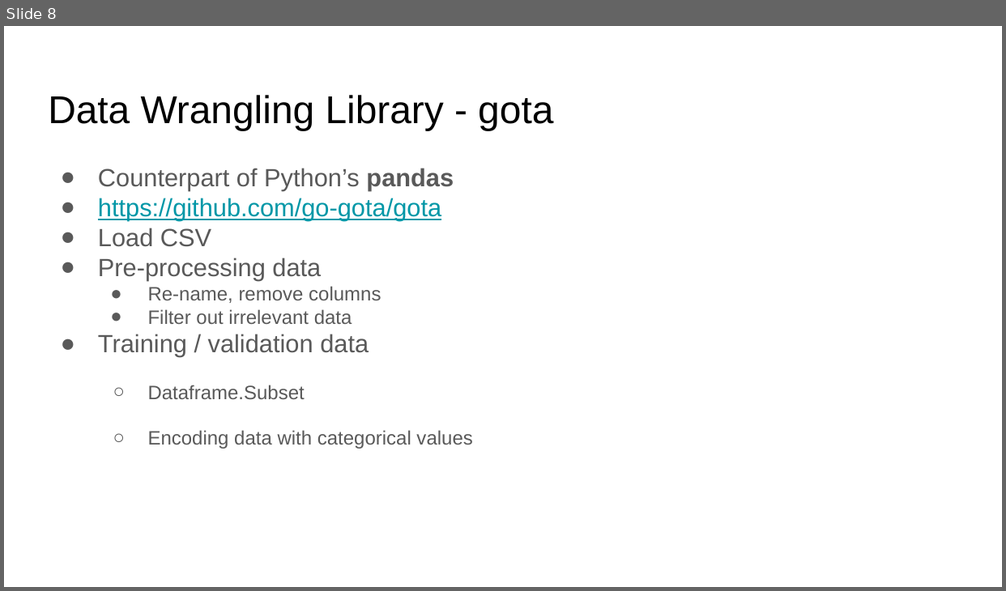
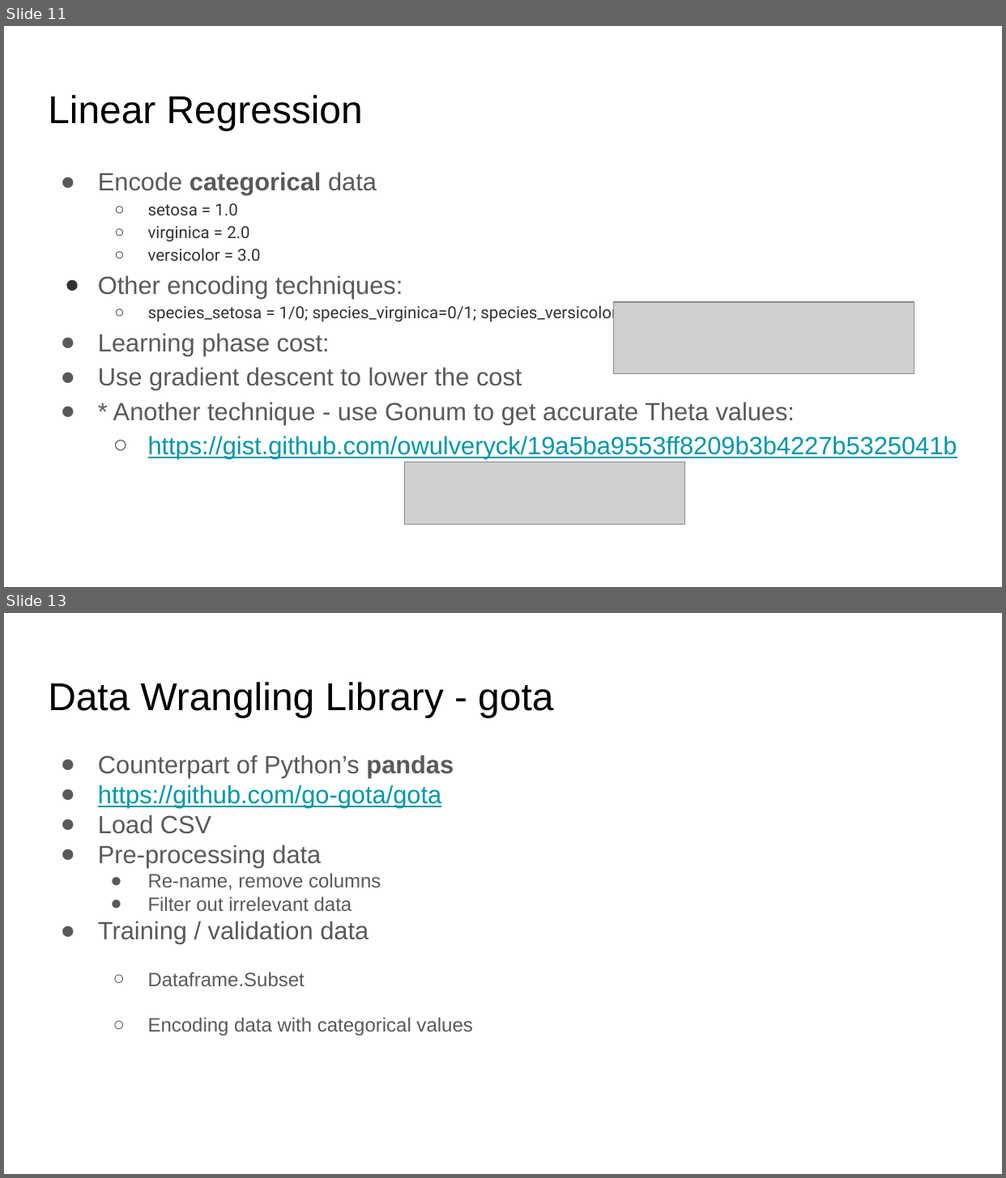
Before and after one commit to ephraimberkovitch/golang_ml, a slide deck: Go ML Meetup.pptx. Shown one above the other, each under a label of ours: slide 8 before the commit, slides 11 and 13 after it; the slides between them are not shown. The pictures are 1006x591 and 1006x1178 pixels, drawn with LibreOffice and Linux fonts; fonts in the diff are those of the drawing; grey boxes stand for pictures. Boxes give left, top, right and bottom in pixels: in the first picture for what was removed or moved away, otherwise in the second. Text is boxed around its words. In the diff, an @@ line names an element or a change of style, - is before the commit and + after.

```diff
--- a/Go ML Meetup.pptx
+++ b/Go ML Meetup.pptx
@@ slide 11 added at <box>4,26,1002,587</box>, background #FFFFFF @@
@@ title added at <box>48,95,363,130</box>, 28 pt, text #000000 @@
+Linear Regression
@@ text added at <box>98,172,957,459</box>, 18 pt, text #595959 @@
+● Encode categorical data
+  ○ setosa = 1.0
+  ○ virginica = 2.0
+  ○ versicolor = 3.0
+● Other encoding techniques:
+  ○ species_setosa = 1/0; species_virginica=0/1; species_versicolor=0/1
+● Learning phase cost:
+● Use gradient descent to lower the cost
+● * Another technique - use Gonum to get accurate Theta values:
+  ○ https://gist.github.com/owulveryck/19a5ba9553ff8209b3b4227b5325041b
@@ picture added at <box>614,302,914,374</box> @@
@@ picture added at <box>404,462,684,525</box> @@
@@ what was slide 8 is now slide 13 @@
```
Also in this commit, not shown: 2 slides changed, 10 other slides added, 8 slides removed, 8 other files.
